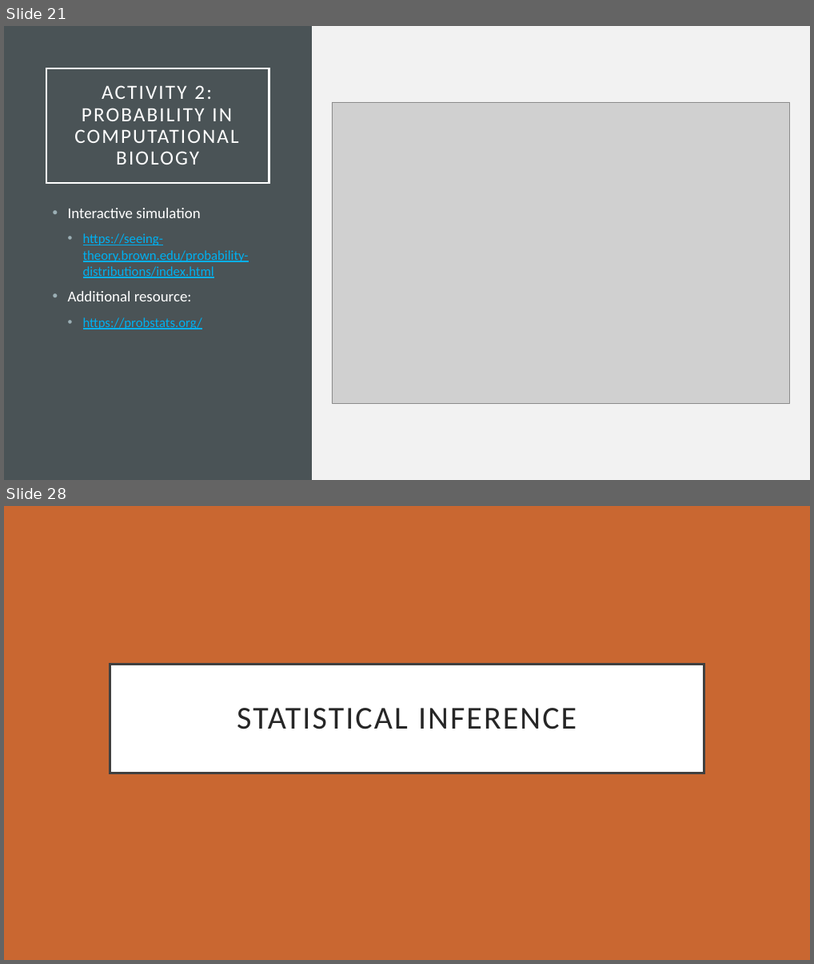
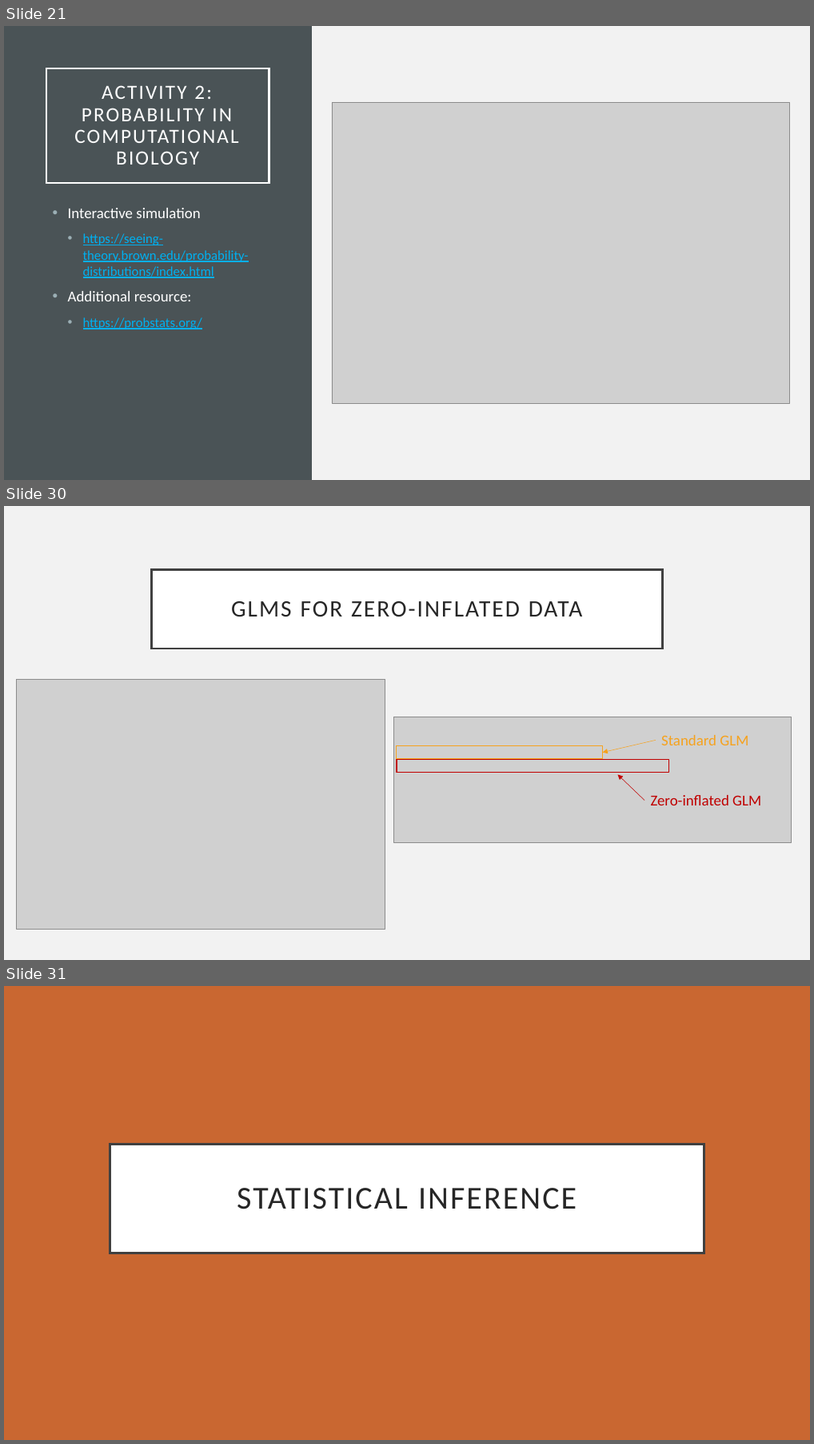
Before and after one commit to eholdmore/StatsForCompBio, a slide deck: Stats-for-Comp-Bio.pptx. Shown one above the other, each under a label of ours: slides 21 and 28 before the commit, slides 21, 30 and 31 after it; the slides between them are not shown. The pictures are 814x964 and 814x1444 pixels, drawn with LibreOffice and Linux fonts; fonts in the diff are those of the drawing; grey boxes stand for pictures. Boxes give left, top, right and bottom in pixels: in the first picture for what was removed or moved away, otherwise in the second. Text is boxed around its words. In the diff, an @@ line names an element or a change of style, - is before the commit and + after.

```diff
--- a/Stats-for-Comp-Bio.pptx
+++ b/Stats-for-Comp-Bio.pptx
@@ slide 30 added at box(4, 506, 810, 960), background #F2F2F2 @@
@@ title added at box(152, 569, 662, 648), fill #FFFFFF, outline #404040 2.5 pt, 28 pt, text #262626 @@
+GLMS FOR ZERO-INFLATED DATA
@@ picture added at box(16, 679, 385, 929) @@
@@ picture added at box(394, 716, 792, 842) @@
@@ rectangle added at box(397, 745, 603, 759), outline #F6A21D 1 pt @@
@@ arrow added from (656, 740) to (603, 752), #F6A21D 0.5 pt @@
@@ text added at box(662, 735, 749, 745), 18 pt, text #F6A21D @@
+Standard GLM
@@ rectangle added at box(397, 759, 670, 772), outline #C00000 1 pt @@
@@ arrow added from (646, 800) to (618, 775), #C00000 0.5 pt @@
@@ text added at box(651, 795, 762, 805), 18 pt, text #C00000 @@
+Zero-inflated GLM
@@ what was slide 28 is now slide 31 @@
```
Also in this commit, not shown: 10 slides changed, 3 other slides added, 1 slide removed, 2 other files.
